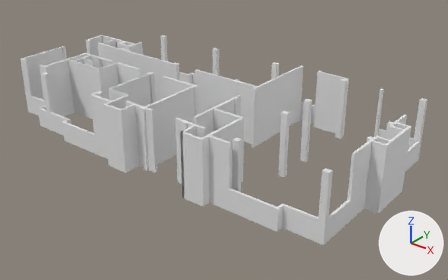
A saved change to the Blender file Planta_baja/Planta_baja.blend.
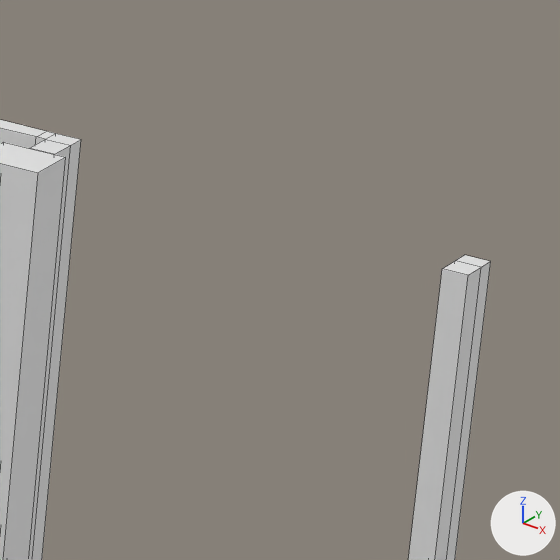
The first picture shows the older version from a 50 mm lens placed at (24.6, -25.9, 17.9), pointed at (1.8, 2.5, 0.3). The close-ups show both versions on the part from 76% to 87% of the width and 24% to 41% of the height of that picture; other places that the commit changed are outside them. The lights are fixed; the arrows at lower right show +X, +Y and +Z. The close-ups show mesh edges as thin lines.
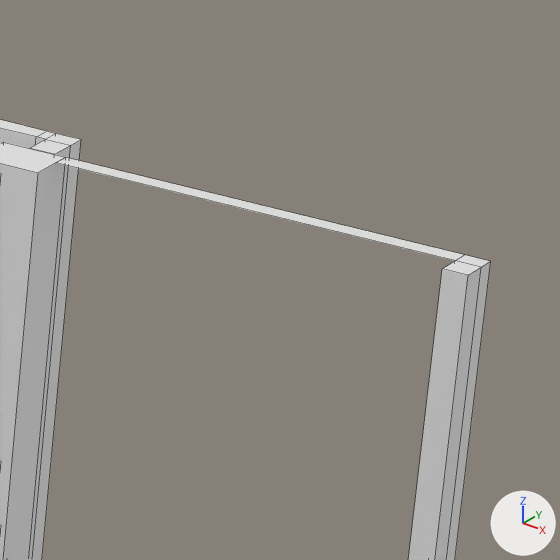
The change, as a diff of the scene's bpy script:
```diff
--- a/Planta_baja/Planta_baja.blend.py
+++ b/Planta_baja/Planta_baja.blend.py
@@ me_plane_002 @@
 me_plane_002.from_pydata(...)  # 1148 vertices, 990 faces, 2 loose edges; spans x -230.0..122.0, y -1.0..175.0, z 0.0..4.0
 # used by ob_plane; location = (4.346, -4.13, 0.0); scale = (0.075, 0.075, 1.12)
 # verts and faces of me_plane_002; kept vertices keep their numbers, new ones are numbered from 1148
+# me_plane_002 part 1
+verts[1192] = (72.0, 164.0, 4.0)  # pixel (455, 260)
+verts[1193] = (72.0, 165.0, 4.0)  # pixel (464, 254)
+verts[1194] = (40.0, 164.0, 4.0)  # pixel (55, 162)
+verts[1195] = (40.0, 165.0, 4.0)  # pixel (65, 157)
+faces += [(1192, 1193, 1195, 1194)]
```

Where the change shows, as pixel boxes [x1, y1, x2, y2] in the close-ups (560 x 560 px):
part 1 of me_plane_002, added
    after: [56, 157, 463, 261]
